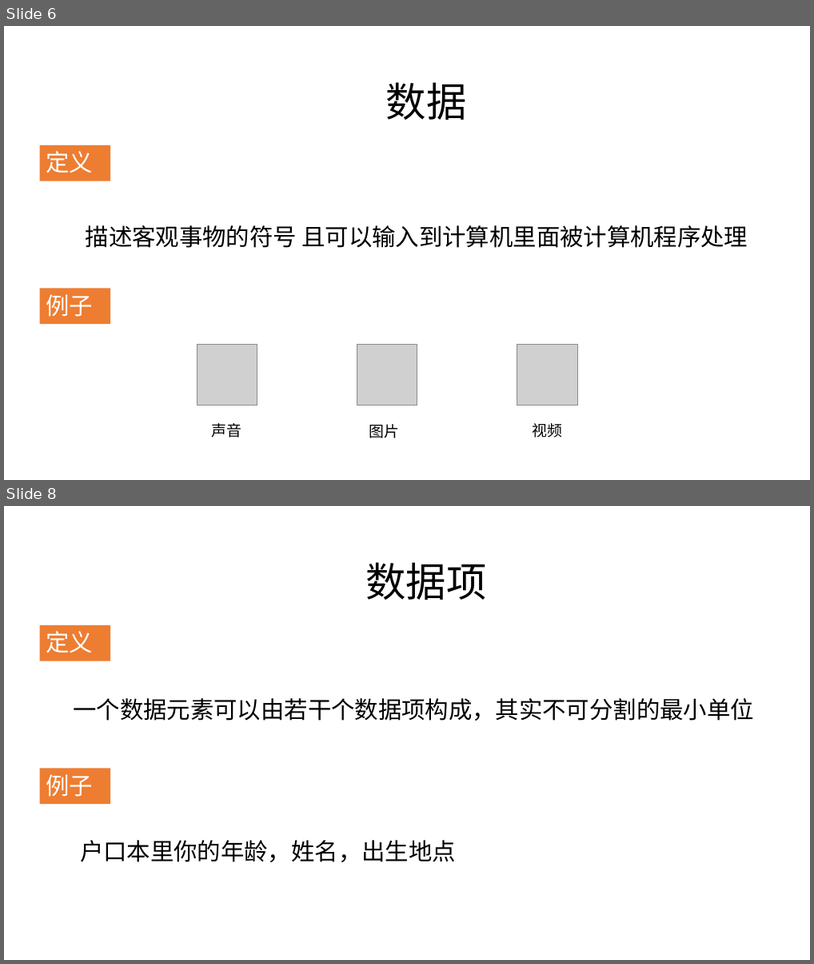
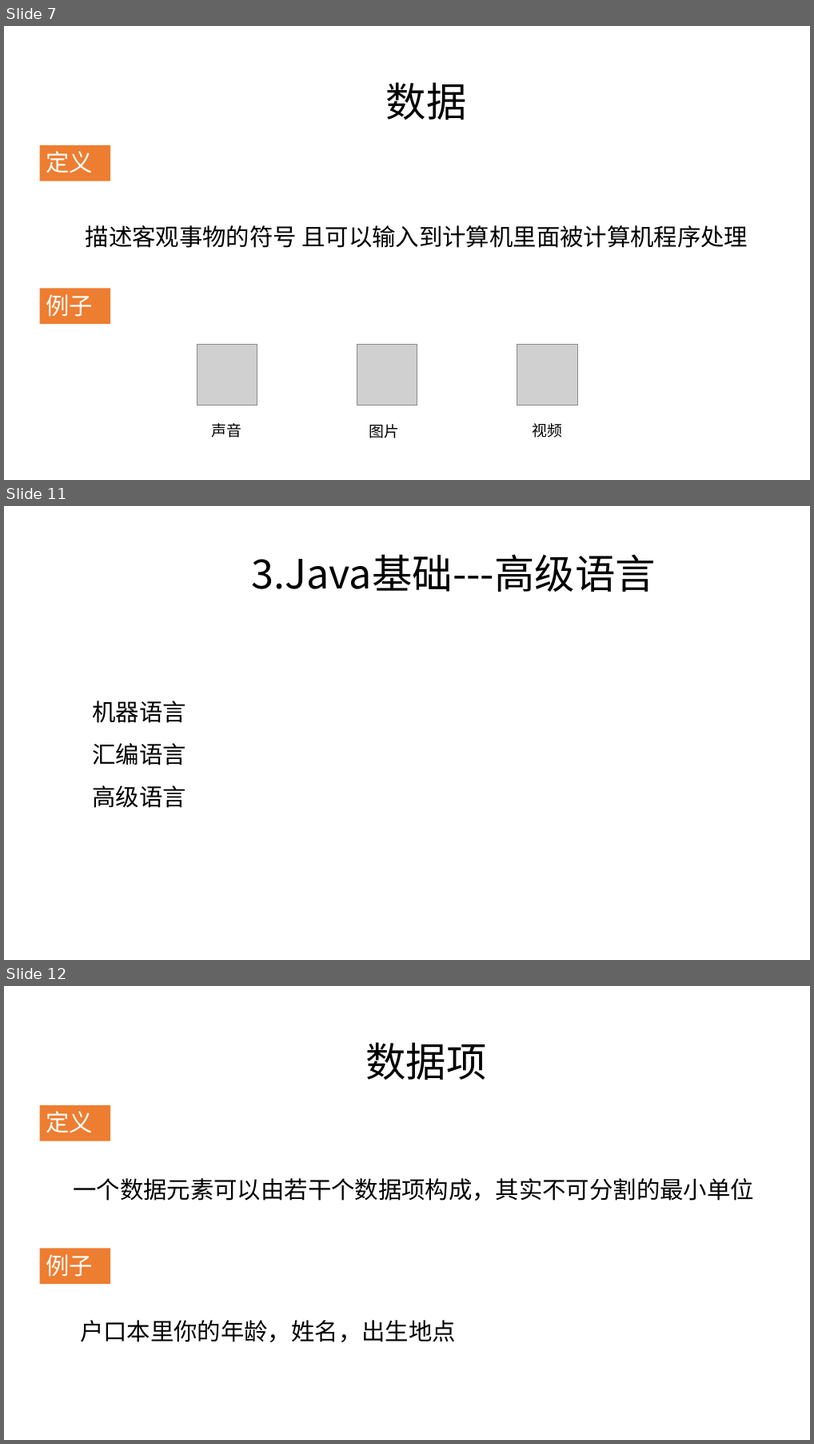
Before and after one commit to zjyesir/hmc_java_1, a slide deck: 1.1绪论.pptx. Shown one above the other, each under a label of ours: slides 6 and 8 before the commit, slides 7, 11 and 12 after it; the slides between them are not shown. The pictures are 814x964 and 814x1444 pixels, drawn with LibreOffice and Linux fonts; fonts in the diff are those of the drawing; grey boxes stand for pictures; background and template pictures are left out. Boxes give left, top, right and bottom in pixels: in the first picture for what was removed or moved away, otherwise in the second. Text is boxed around its words. In the diff, an @@ line names an element or a change of style, - is before the commit and + after.

```diff
--- a/1.1绪论.pptx
+++ b/1.1绪论.pptx
@@ slide 11 added at [4,506,810,960], background picture (left out) @@
@@ text added at [251,554,656,592], 48 pt, text #000000 @@
+3.Java基础---高级语言
@@ text added at [92,700,186,808], 28 pt, text #000000 @@
+机器语言
+汇编语言
+高级语言
@@ what was slide 6 is now slide 7 @@
@@ what was slide 8 is now slide 12 @@
```
Also in this commit, not shown: 7 other slides added, 4 slides removed, 1 other file.
